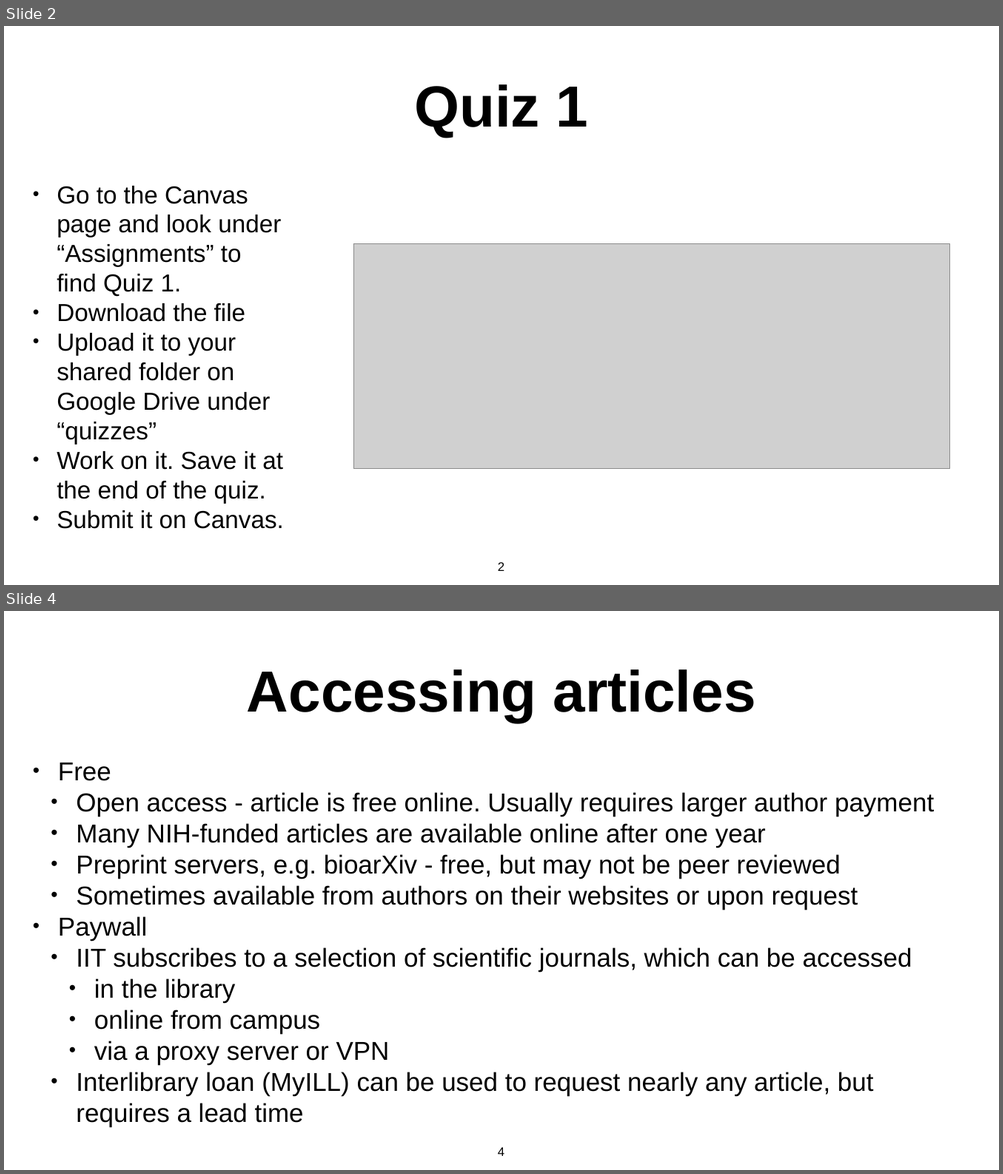
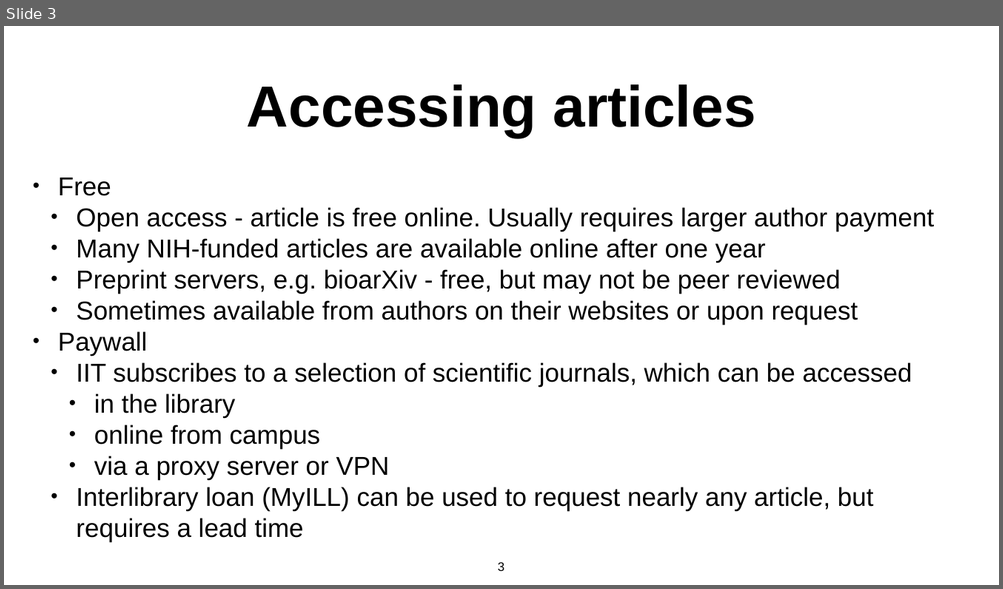
Before and after one commit to anirudhatalmale6-alt/Chem456-2026S, a slide deck: slides/0204-Scientific_Literature.pptx. Shown one above the other, each under a label of ours: slides 2 and 4 before the commit, slide 3 after it; the slides between them are not shown. The pictures are 1003x1174 and 1003x589 pixels, drawn with LibreOffice and Linux fonts; fonts in the diff are those of the drawing; grey boxes stand for pictures. Boxes give left, top, right and bottom in pixels: in the first picture for what was removed or moved away, otherwise in the second. Text is boxed around its words. In the diff, an @@ line names an element or a change of style, - is before the commit and + after.

Commit message:
Uploading 2/4 slides

```diff
--- a/slides/0204-Scientific_Literature.pptx
+++ b/slides/0204-Scientific_Literature.pptx
@@ slide 2 removed at box(4, 26, 999, 585), background #FFFFFF @@
@@ title removed at box(414, 84, 589, 137) @@
-Quiz 1
@@ text removed at box(57, 186, 284, 529) @@
-• Go to the Canvas page and look under “Assignments” to find Quiz 1.
-• Download the file
-• Upload it to your shared folder on Google Drive under “quizzes”
-• Work on it. Save it at the end of the quiz.
-• Submit it on Canvas.
@@ picture removed at box(353, 244, 949, 469) @@
@@ page number removed at box(498, 562, 504, 571) @@
-2
@@ what was slide 4 is now slide 3 @@
@@ page number at box(498, 562, 504, 571): text changed @@
-4
+3
```
Also in this commit, not shown: 2 slides changed, 3 other files.
